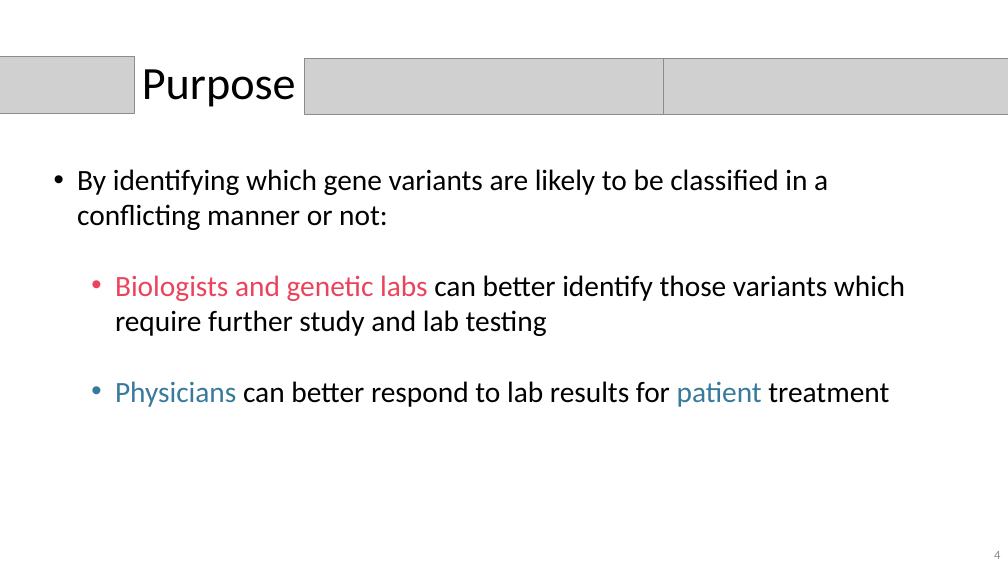
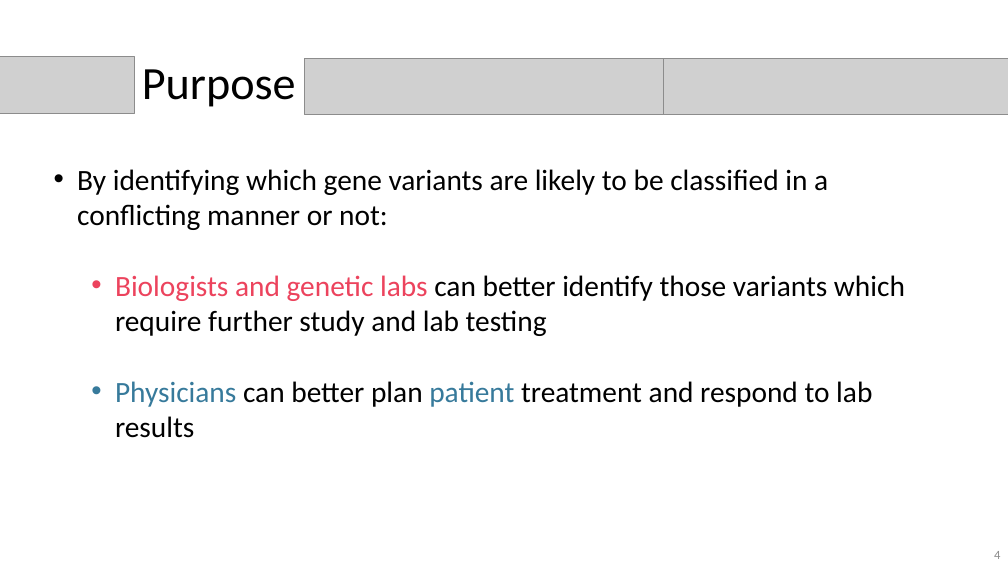
Before and after one commit to nkinnaird/GeneticVariantClassification, a slide deck: slide 4 of Presentation/GeneticVariantClassificationPres.pptx. Drawn at 1008x567 pixels with LibreOffice and Linux fonts; fonts in the diff are those of the drawing; grey boxes stand for pictures. Boxes give left, top, right and bottom in pixels: in the first picture for what was removed or moved away, otherwise in the second. Text is boxed around its words. In the diff, an @@ line names an element or a change of style, - is before the commit and + after.

```diff
--- a/Presentation/GeneticVariantClassificationPres.pptx
+++ b/Presentation/GeneticVariantClassificationPres.pptx
@@ text at (115,381,872,438): text changed @@
-  • Physicians can better respond to lab results for patient treatment
+  • Physicians can better plan patient treatment and respond to lab results
```
Also in this commit, not shown: 8 other slides changed, 7 slides added, 6 slides removed, 1 other file.
